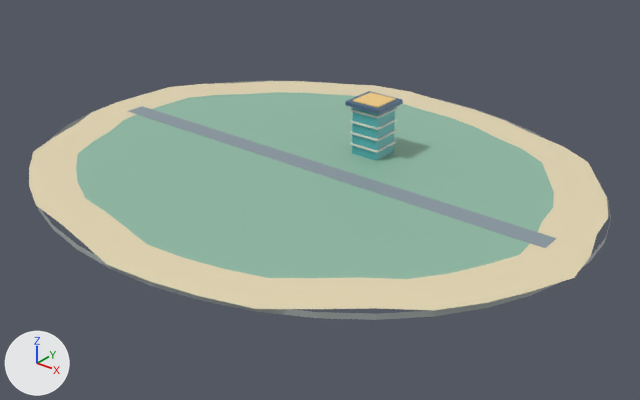
The glTF model frontend/public/models/east-island/far.glb: old version first, new version second.
Rendered twice from a camera (50 mm lens) standing at (4637.0, -1838.0, 1023.0) and looking at (3225.0, -74.0, -71.0). The axes (+X, +Y, +Z) are drawn at lower left. The lights are the same throughout. The picture after the commit comes second. Vertices at exactly the same position are counted once.

In view in the first picture: 'CoastCliff', 'Crowned roof', 'Crowned roof gold cap', 'EastIslandTerrain', 'Island avenue', 'Signal tower' and 1 more.
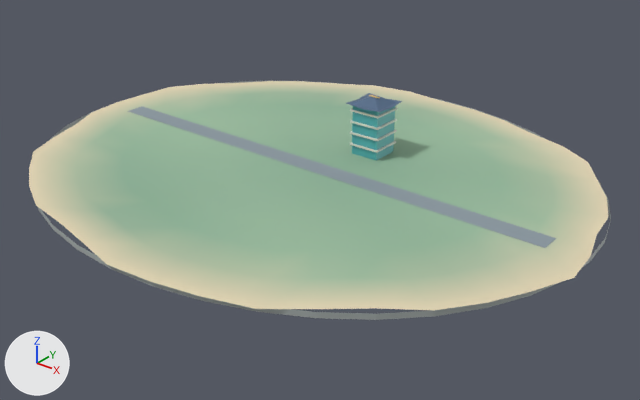
What differs and where, as boxes (x1, y1, x2, y2) in the pictures (640 x 400 px):
'Crowned roof', reshaped, moved (17% shorter): before (345, 91, 403, 114); after (346, 93, 402, 112)
'Crowned roof gold cap', moved, rescaled: before (352, 92, 396, 108); after (369, 95, 380, 98)
part 1 of me_cube_007, added (blue): after (346, 93, 402, 112)
part 2 of me_cube_007, deleted (blue): before (345, 91, 403, 114)
part 4 of me_east_island_land, recoloured: (76, 92, 554, 279) in both
part 5 of me_east_island_land, recoloured: (42, 82, 593, 303) in both

Diff of the bpy script that builds the scene:
```diff
--- a/frontend/public/models/east-island/far.glb.py
+++ b/frontend/public/models/east-island/far.glb.py
@@ mat_painted_island_ground @@
+mat_painted_island_ground = bpy.data.materials.new('Painted island ground')
+mat_painted_island_ground.use_nodes = True; mat_painted_island_ground.node_tree.nodes.clear()
+_N = mat_painted_island_ground.node_tree.nodes; _L = mat_painted_island_ground.node_tree.links
+n0 = _N.new('ShaderNodeBsdfPrincipled'); n0.name = 'Principled BSDF'
+n0.inputs[2].default_value = 1.0  # 'Roughness'
+n1 = _N.new('ShaderNodeOutputMaterial'); n1.name = 'Material Output'
+n2 = _N.new('ShaderNodeVertexColor'); n2.name = 'Color Attribute'
+_L.new(n0.outputs[0], n1.inputs[0])  # 'BSDF' to 'Surface'
+_L.new(n2.outputs[0], n0.inputs[0])  # 'Color' to 'Base Color'
@@ me_cube_007 @@
 # used by ob_crowned_roof; location = (3240.0, 157.0, 159.0)
-me_cube_007.from_pydata(...)  # 8 vertices, 12 faces; spans x -60.0..60.0, y -58.0..58.0, z -6.0..6.0
+me_cube_007.from_pydata(...)  # 32 vertices, 54 faces; spans x 3180.0..3300.0, y 99.0..215.0, z 155.1..176.0
+# me_cube_007 part 1: 32 vertices added at x 3180.0..3300.0, y 99.0..215.0, z 155.1..176.0
+# me_cube_007 part 2: 8 vertices removed from x -60.0..60.0, y -58.0..58.0, z -6.0..6.0
 me_cube_007.materials.append(mat_ink_blue)
@@ me_cube_008 @@
 # used by ob_crowned_roof_gold_cap; location = (3240.0, 157.0, 167.0)
-me_cube_008.from_pydata(...)  # 8 vertices, 12 faces; spans x -45.0..45.0, y -44.0..44.0, z -1.5..1.5
+me_cube_008.from_pydata(...)  # 8 vertices, 12 faces; spans x -18.0..18.0, y -2.5..2.5, z -1.5..1.5
+# me_cube_008 part 3: the whole mesh is scaled about its middle by (0.4, 0.0568, 1)
 me_cube_008.materials.append(mat_sun_gold)
@@ me_east_island_land @@
 me_east_island_land.from_pydata(...)  # 241 vertices, 440 faces; spans x 2300.0..4011.0, y -762.0..692.0, z 2.0..3.0
 # used by ob_eastislandterrain; location = (0.0, 0.0, 0.0)
+# me_east_island_land part 4: all 360 faces that had it switch from mat_moss_green (greyish green #90bca6) to mat_painted_island_ground
+# me_east_island_land part 5: all 80 faces that had it switch from mat_coastal_ivory (beige #e6d8b5) to mat_painted_island_ground
+# me_east_island_land part 6: vertex colours changed
@@ ob_crowned_roof @@
 ob_crowned_roof = bpy.data.objects.new('Crowned roof', me_cube_007)
-ob_crowned_roof.location = (3240.0, 157.0, 159.0)
+ob_crowned_roof.location = (0.0, 0.0, 0.0)
@@ ob_crowned_roof_gold_cap @@
 ob_crowned_roof_gold_cap = bpy.data.objects.new('Crowned roof gold cap', me_cube_008)
-ob_crowned_roof_gold_cap.location = (3240.0, 157.0, 167.0)
+ob_crowned_roof_gold_cap.location = (3240.0, 157.0, 177.0)
```
